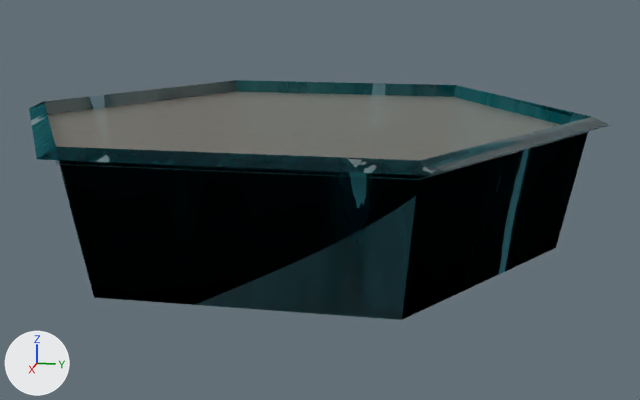
Renders of the glTF model src/modules/base/assets/shallow-ocean.glb from each side of a commit.
Both versions are drawn from a camera (50 mm lens) standing at (2.907, 0.645, 0.439) and looking at (0.01, 0.065, -0.285). The axes (+X, +Y, +Z) are drawn at lower left. The lights are the same throughout. The older version comes first. Where no turn or scale is listed for an object, it has been applied to the vertices.

Objects in the first picture: 'HexagonTile.011', 'Water.001'.
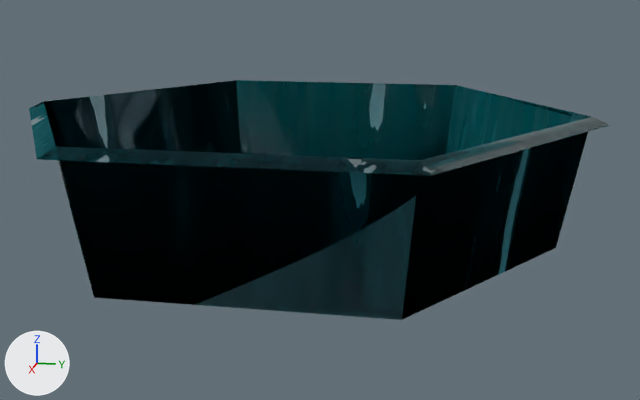
Commit message: Update to ocean tiles

What differs and where, as boxes (x1, y1, x2, y2) in the pictures (640 x 400 px):
'HexagonTile.011', deleted
    before: (47, 91, 590, 180)

The change in detail:
Object 'HexagonTile.011' (ob_hexagontile_011) is deleted.
